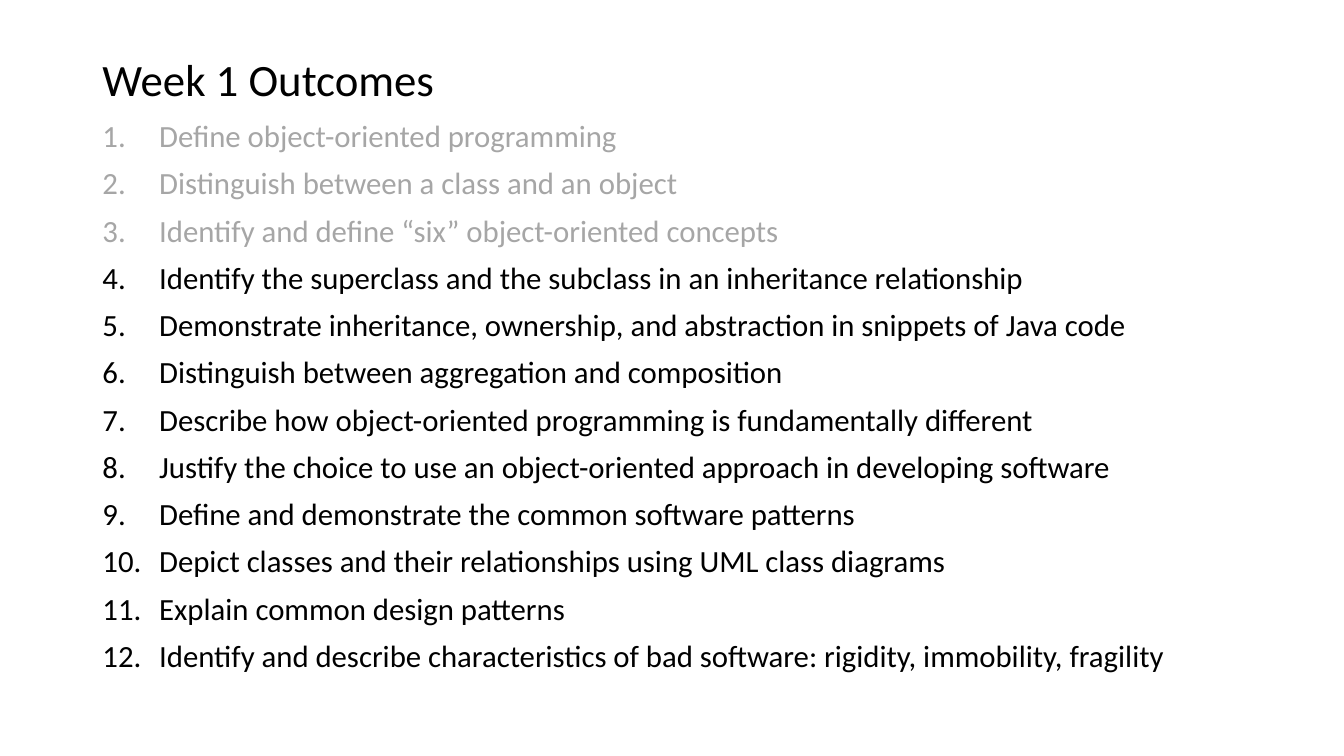
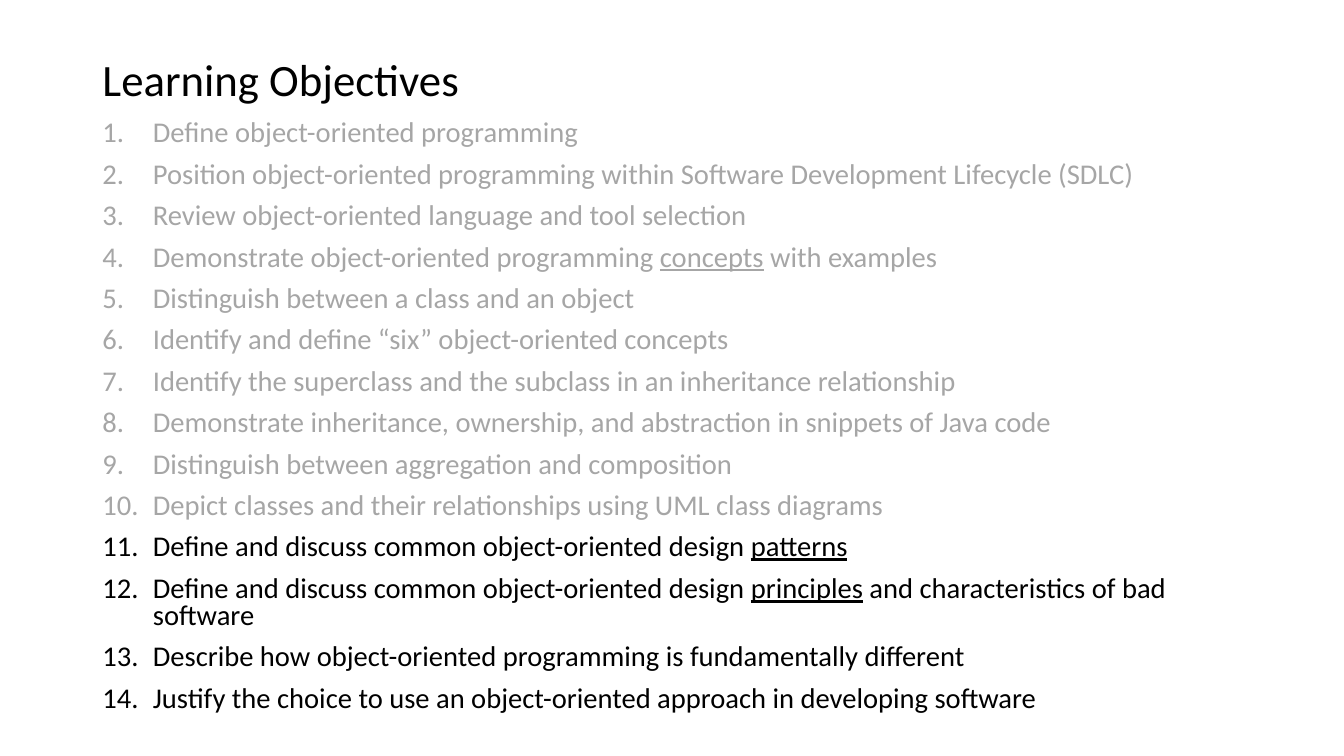
Before and after one commit to EricJPogue/www-epogue-info, a slide deck: slide 27 of CPSC-24500/Week01/2016SpringW01Slides.pptx (slide 16 before the commit). Drawn at 1344x756 pixels with LibreOffice and Linux fonts; fonts in the diff are those of the drawing. Boxes give left, top, right and bottom in pixels: in the first picture for what was removed or moved away, otherwise in the second. Text is boxed around its words. In the diff, an @@ line names an element or a change of style, - is before the commit and + after.

Commit message:
Update class artifacts.

```diff
--- a/CPSC-24500/Week01/2016SpringW01Slides.pptx
+++ b/CPSC-24500/Week01/2016SpringW01Slides.pptx
@@ title at [102,65,459,104]: text changed @@
-Week 1 Outcomes
+Learning Objectives
@@ text at [153,122,1051,713]: size 22 to 20.4 pt in "Define object-oriented programming", "Distinguish between a class and an object", "Identify and define “six” object-oriented concepts", "Identify the superclass and the subclass in ..." and 4 more places; text colour #000000 to #A6A6A6 in "Identify the superclass and the subclass in ...", "Demonstrate inheritance, ownership, and abstraction in snipp ...", "Distinguish between aggregation and composition"; indent changed; line spacing 0.9 to 0.8 @@
@@ text at [153,163,1133,272]: paragraphs added @@
+2. Position object-oriented programming within Software Development Lifecycle (SDLC)
+3. Review object-oriented language and tool selection
+4. Demonstrate object-oriented programming concepts with examples
@@ text at [153,495,1166,626]: paragraphs added @@
+10. Depict classes and their relationships using UML class diagrams
+11. Define and discuss common object-oriented design patterns
+12. Define and discuss common object-oriented design principles and characteristics of bad software
@@ text at [159,503,1164,673]: paragraphs removed @@
-9. Define and demonstrate the common software patterns
-10. Depict classes and their relationships using UML class diagrams
-11. Explain common design patterns
-12. Identify and describe characteristics of bad software: rigidity, immobility, fragility
```
Also in this commit, not shown: 16 other slides changed, 16 slides added, 2 slides removed, 5 other files.
